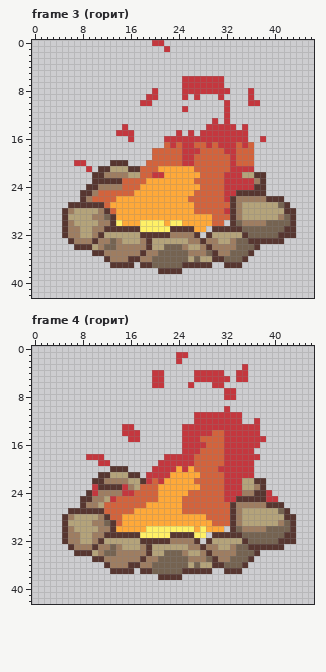
Pixel-art file: bonfire.aseprite. This is how it looked before the edit.
47x43 pixels, 7 frames. Shown: frame 3 (горит), frame 4 (горит). The commit also changed other frames, which this record leaves out.
After the commit:
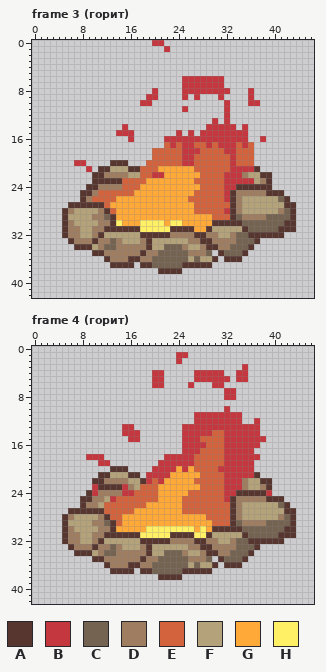
Palette (. is transparent): A #573630  B #c4373e  C #756351  D #9e7d61  E #d3633c  F #b4a37a  G #ffa939  H #fff066
From old to new:
Frame 3 (горит), layers "k4", "k5", "kz2":
Colour A is added in row 21 at x 37; in rows 22 to 24 at x 39; in row 25 at x 39 to 41; in row 26 at x 42; in row 27 at x 43; in row 30 at x 32.
Colour A is added in row 31 at x 29; in row 32 at x 28.
Colour A replaces colour B in row 24 at x 34 to 36; in row 25 at x 33.
Colour A replaces colour C in row 30 at x 34 and 42; in row 31 at x 35 and 41; in row 32 at x 36 to 40; in row 34 at x 36; in row 35 at x 35; in row 36 at x 32 to 34.
Colour A replaces colour D in row 33 at x 29; in row 34 at x 30; in row 35 at x 31.
Colour A replaces colour E in row 30 at x 30 to 31.
Colour C replaces colour A in row 26 at x 41; in row 28 at x 42; in row 32 at x 35; in row 33 at x 36.
Colour C replaces colour D in row 29 at x 34 and 41; in row 30 at x 35 to 38; in row 34 at x 33; in row 35 at x 32.
Colour C replaces colour F in row 29 at x 39 to 40; in row 32 at x 34.
Colour D replaces colour A in row 23 at x 38; in row 25 at x 34 to 38; in row 32 at x 29.
Colour D replaces colour F in row 22 at x 35; in row 28 at x 41; in row 29 at x 35 to 38; in row 32 at x 30 and 33; in row 33 at x 31 to 32.
Colour F replaces colour A in row 22 at x 37; in row 26 at x 39 to 40; in row 31 at x 30 to 34.
Colour F replaces colour C in row 27 at x 41.
Colour F replaces colour D in row 23 at x 37; in row 26 at x 35 to 38.
The author cleared colour A in row 32 at x 42 to 43; in row 33 at x 38 to 41; in row 34 at x 37; in row 35 at x 30 and 36; in row 36 at x 31 and 35; in row 37 at x 32 to 34.
Frame 4 (горит), layers "k4", "k5", "kz2":
Colour A is added in row 21 at x 37; in rows 22 to 23 at x 39; in row 25 at x 41; in row 26 at x 42; in row 27 at x 43; in row 30 at x 32.
Colour A is added in row 31 at x 29; in row 32 at x 28.
Colour A replaces colour B in row 24 at x 34; in row 25 at x 33 and 39 to 40.
Colour A replaces colour C in row 30 at x 34 and 42; in row 31 at x 35 and 41; in row 32 at x 36 to 40; in row 34 at x 36; in row 35 at x 35; in row 36 at x 32 to 34.
Colour A replaces colour D in row 24 at x 35 to 36; in row 33 at x 29; in row 34 at x 30; in row 35 at x 31.
Colour A replaces colour G in row 30 at x 30 to 31.
Colour C replaces colour A in row 26 at x 41; in row 28 at x 42; in row 32 at x 35; in row 33 at x 36.
Colour C replaces colour D in row 29 at x 34 and 41; in row 30 at x 35 to 38; in row 34 at x 33; in row 35 at x 32.
Colour C replaces colour F in row 29 at x 39 to 40; in row 32 at x 34.
Colour D replaces colour A in row 23 at x 38; in row 25 at x 34 to 38; in row 32 at x 29.
Colour D replaces colour F in rows 22 to 23 at x 35; in row 28 at x 41; in row 29 at x 35 to 38; in row 32 at x 30 and 33; in row 33 at x 31 to 32.
Colour F replaces colour A in row 22 at x 37; in row 26 at x 39 to 40; in row 31 at x 30 to 34.
Colour F replaces colour C in row 27 at x 41.
Colour F replaces colour D in row 23 at x 37; in row 26 at x 35 to 38.
The author cleared colour A in row 32 at x 42 to 43; in row 33 at x 38 to 41; in row 34 at x 37; in row 35 at x 30 and 36; in row 36 at x 31 and 35; in row 37 at x 32 to 34.
Boxes around the changes in both pictures, in picture pixels (x1, y1, x2, y2):
changed: (200, 166, 296, 268)
changed: (200, 472, 296, 574)
